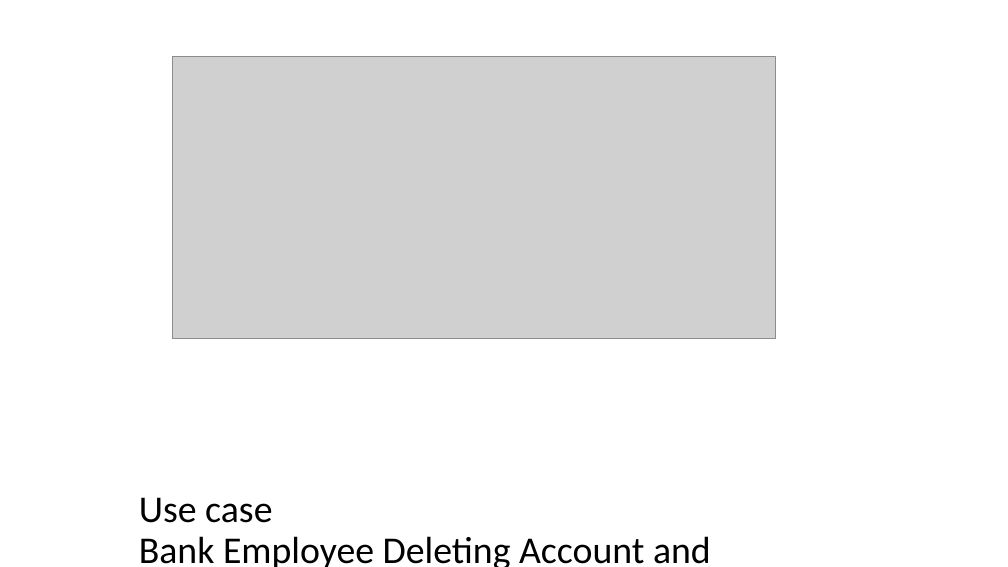
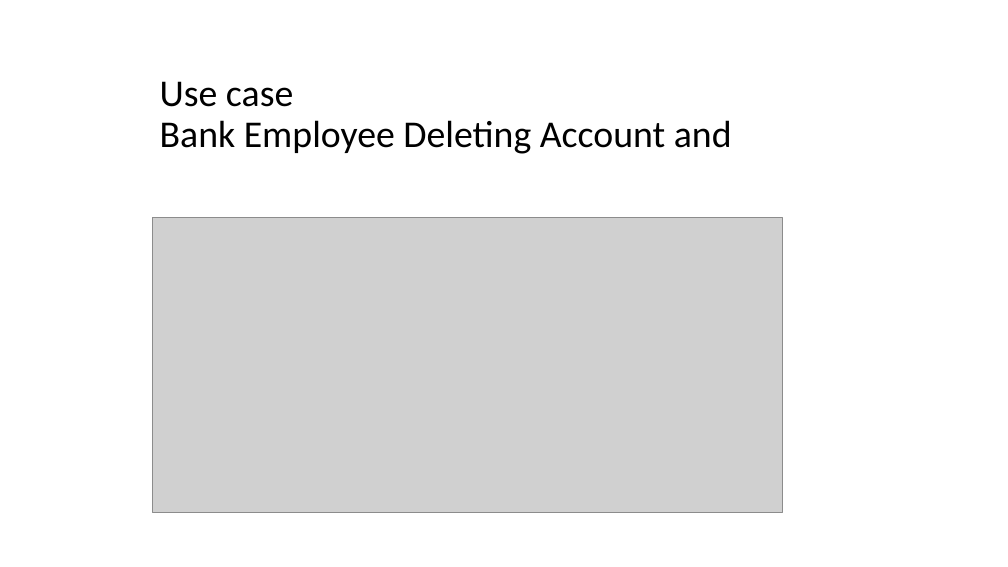
Before and after one commit to SamanwayCapg/Pecunia_codes, a slide deck: slide 7 of Presentation Aditya.pptx (slide 5 before the commit). Drawn at 1008x567 pixels with LibreOffice and Linux fonts; fonts in the diff are those of the drawing; grey boxes stand for pictures. Boxes give left, top, right and bottom in pixels: in the first picture for what was removed or moved away, otherwise in the second. Text is boxed around its words. In the diff, an @@ line names an element or a change of style, - is before the commit and + after.

```diff
--- a/Presentation Aditya.pptx
+++ b/Presentation Aditya.pptx
@@ title "Use case Bank Employee Deleting ...": place and size @@
-title "Use case Bank Employee Deleting ..." at (139, 497, 711, 567)
+title "Use case Bank Employee Deleting ..." at (160, 81, 732, 154)
@@ picture: place and size @@
-picture at (172, 57, 776, 339)
+picture at (152, 218, 782, 513)
```
Also in this commit, not shown: 3 other slides changed, 1 slide added, 2 other files.
